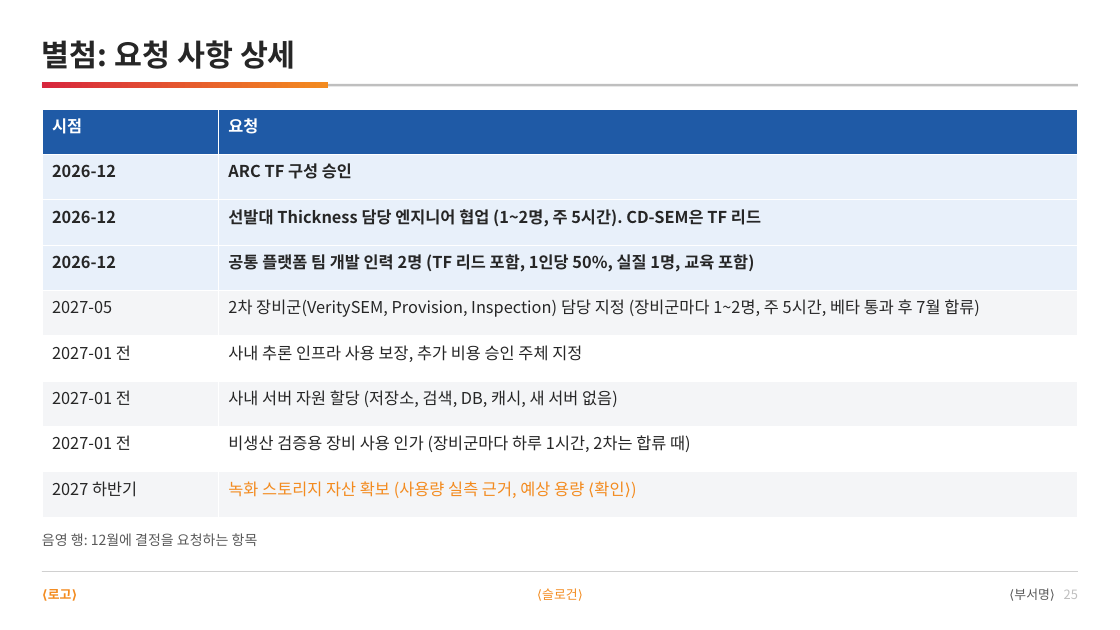
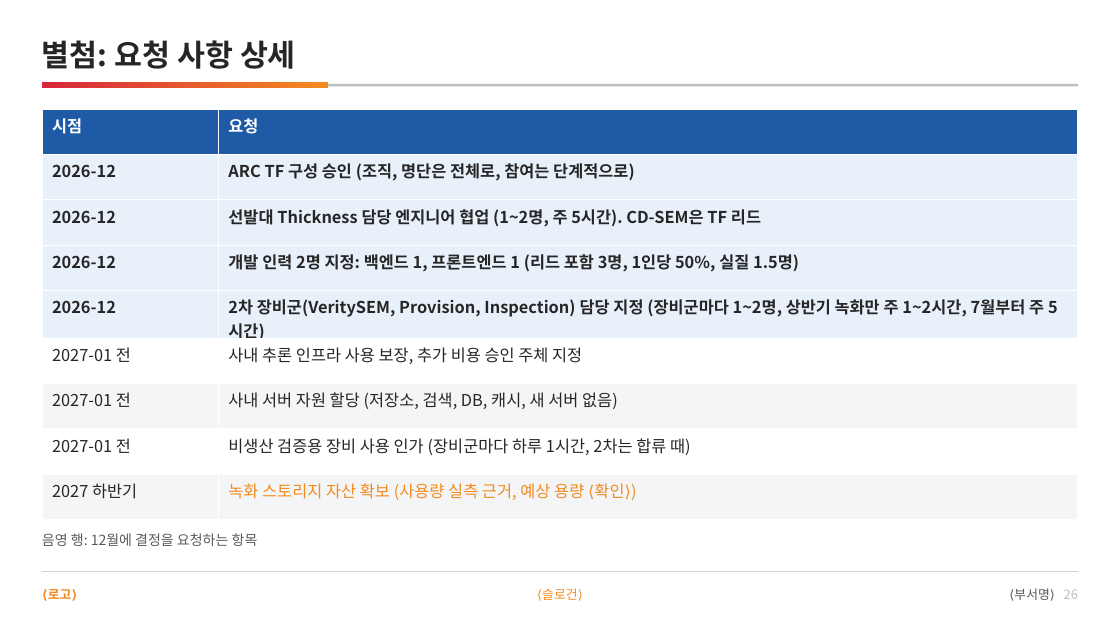
Before and after one commit to DarrenKoi/pm_notes, a slide deck: slide 26 of my-task/arc-tf/deliverables/arc-tf-team-full.pptx (slide 25 before the commit). Drawn at 1120x630 pixels with LibreOffice and Linux fonts; fonts in the diff are those of the drawing. Boxes give left, top, right and bottom in pixels: in the first picture for what was removed or moved away, otherwise in the second. Text is boxed around its words. In the diff, an @@ line names an element or a change of style, - is before the commit and + after.

```diff
--- a/my-task/arc-tf/deliverables/arc-tf-team-full.pptx
+++ b/my-task/arc-tf/deliverables/arc-tf-team-full.pptx
@@ table at (42,109,1078,518) @@
-row 2, column 2: ARC TF 구성 승인
+row 2, column 2: ARC TF 구성 승인 (조직, 명단은 전체로, 참여는 단계적으로)
-row 4, column 2: 공통 플랫폼 팀 개발 인력 2명 (TF 리드 포함, 1인당 50%, 실질 1명, 교육 포함)
+row 4, column 2: 개발 인력 2명 지정: 백엔드 1, 프론트엔드 1 (리드 포함 3명, 1인당 50%, 실질 1.5명)
-row 5, column 1: 2027-05
+row 5, column 1: 2026-12
-row 5, column 2: 2차 장비군(VeritySEM, Provision, Inspection) 담당 지정 (장비군마다 1~2명, 주 5시간, 베타 통과 후 7월 합류)
+row 5, column 2: 2차 장비군(VeritySEM, Provision, Inspection) 담당 지정 (장비군마다 1~2명, 상반기 녹화만 주 1~2시간, 7월부터 주 5시간)
@@ fill #F4F5F7 to #E8F0FA in row 5 @@
```
Also in this commit, not shown: 17 other slides changed, 1 slide added, 15 other files.
